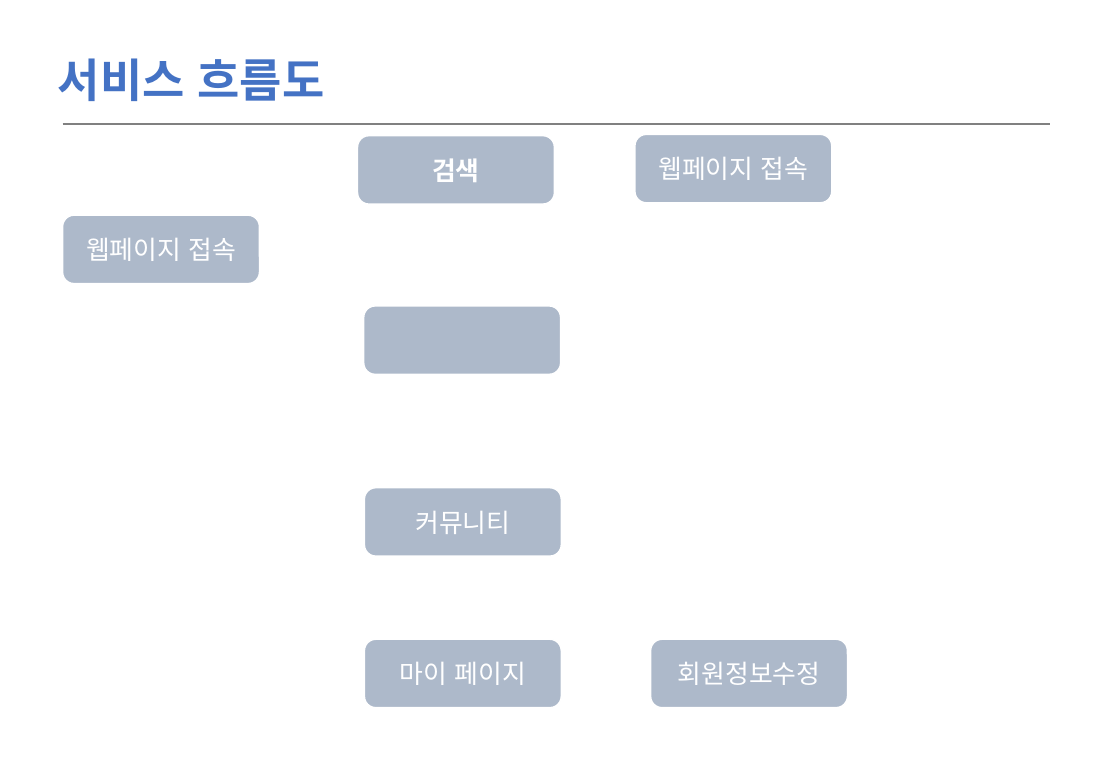
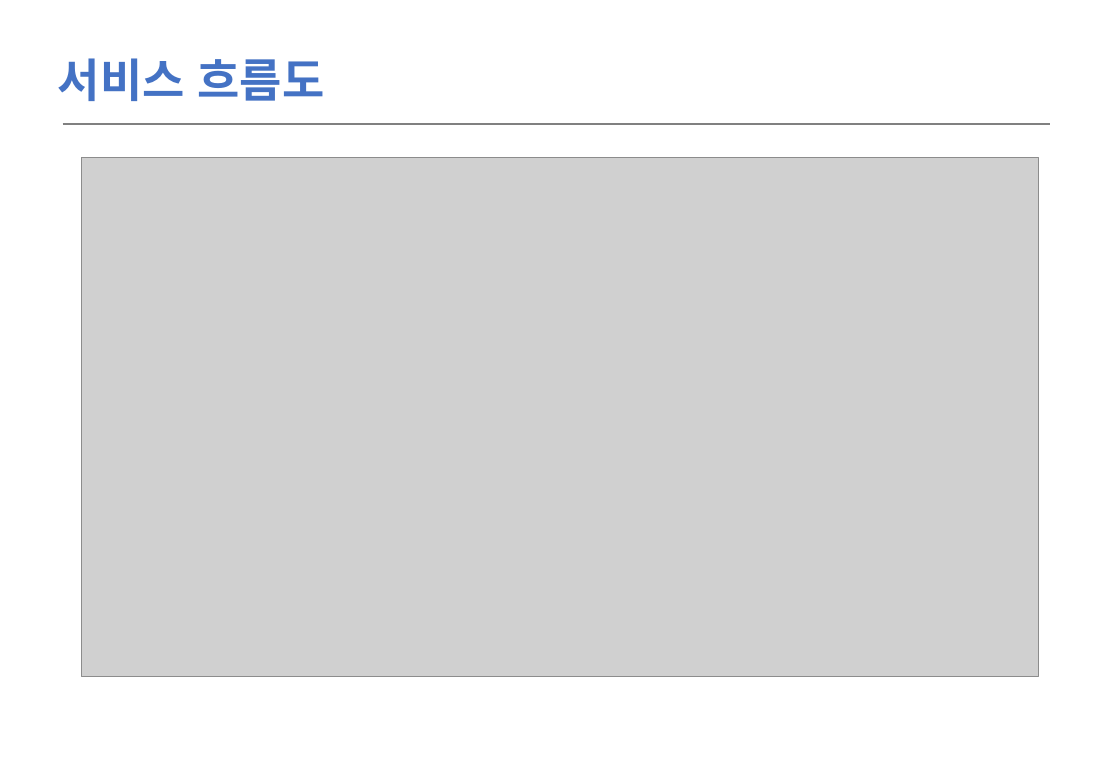
Before and after one commit to LeticiaKang/Project_Idol-Fandom-WebPlaform, a slide deck: slide 2 of 산출문서/화면설계서/화면설계서_서식(1조. HappyVirus).pptx. Drawn at 1120x775 pixels with LibreOffice and Linux fonts; fonts in the diff are those of the drawing; grey boxes stand for pictures. Boxes give left, top, right and bottom in pixels: in the first picture for what was removed or moved away, otherwise in the second. Text is boxed around its words. In the diff, an @@ line names an element or a change of style, - is before the commit and + after.

```diff
--- a/산출문서/화면설계서/화면설계서_서식(1조. HappyVirus).pptx
+++ b/산출문서/화면설계서/화면설계서_서식(1조. HappyVirus).pptx
@@ rounded rectangle removed at (x1=358, y1=135, x2=554, y2=204) @@
-검색
@@ rounded rectangle removed at (x1=635, y1=134, x2=831, y2=203) @@
-웹페이지 접속
@@ picture added at (x1=82, y1=157, x2=1039, y2=676) @@
@@ rounded rectangle removed at (x1=63, y1=215, x2=260, y2=283) @@
-웹페이지 접속
@@ rounded rectangle removed at (x1=364, y1=306, x2=561, y2=374) @@
@@ rounded rectangle removed at (x1=364, y1=488, x2=561, y2=556) @@
-커뮤니티
@@ rounded rectangle removed at (x1=364, y1=640, x2=561, y2=708) @@
-마이 페이지
@@ rounded rectangle removed at (x1=650, y1=640, x2=847, y2=708) @@
-회원정보수정
```
Also in this commit, not shown: 6 other slides changed, 1 slide added, 1 slide removed.
